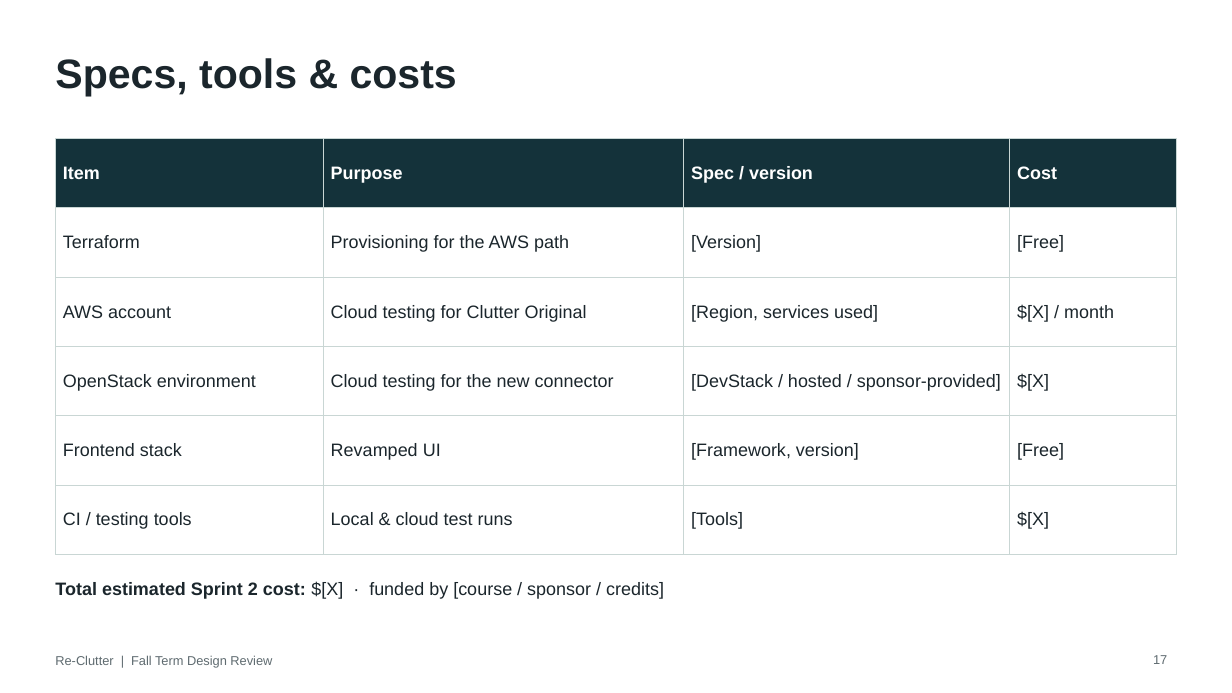
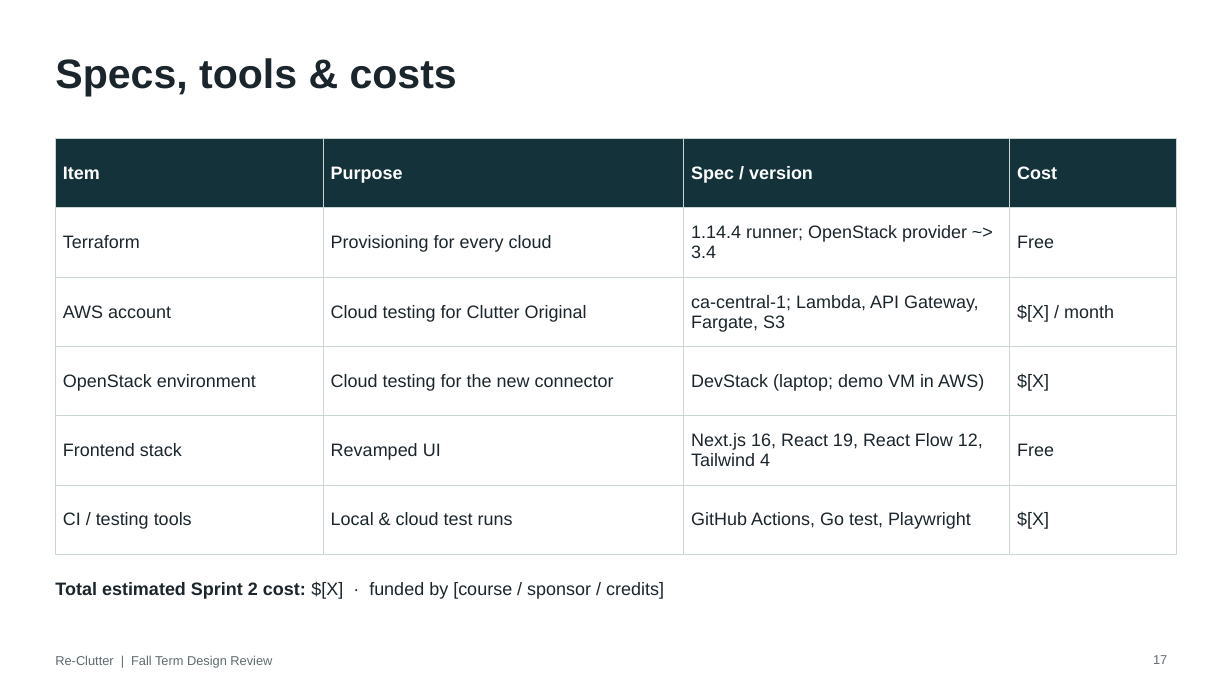
Before and after one commit to Alberta2514640/clutter, a slide deck: slide 17 of deliverables/Re-Clutter_Fall_Design_Review_Software.pptx. Drawn at 1232x693 pixels with LibreOffice and Linux fonts; fonts in the diff are those of the drawing. Boxes give left, top, right and bottom in pixels: in the first picture for what was removed or moved away, otherwise in the second. Text is boxed around its words. In the diff, an @@ line names an element or a change of style, - is before the commit and + after.

```diff
--- a/deliverables/Re-Clutter_Fall_Design_Review_Software.pptx
+++ b/deliverables/Re-Clutter_Fall_Design_Review_Software.pptx
@@ table at [55,139,1177,533] @@
-row 2: Terraform | Provisioning for the AWS path | [Version] | [Free]
+row 2: Terraform | Provisioning for every cloud | 1.14.4 runner; OpenStack provider ~> 3.4 | Free
-row 3, column 3: [Region, services used]
+row 3, column 3: ca-central-1; Lambda, API Gateway, Fargate, S3
-row 4, column 3: [DevStack / hosted / sponsor-provided]
+row 4, column 3: DevStack (laptop; demo VM in AWS)
-row 5, column 3: [Framework, version]
+row 5, column 3: Next.js 16, React 19, React Flow 12, Tailwind 4
-row 5, column 4: [Free]
+row 5, column 4: Free
-row 6, column 3: [Tools]
+row 6, column 3: GitHub Actions, Go test, Playwright
```
Also in this commit, not shown: 6 other slides changed.
